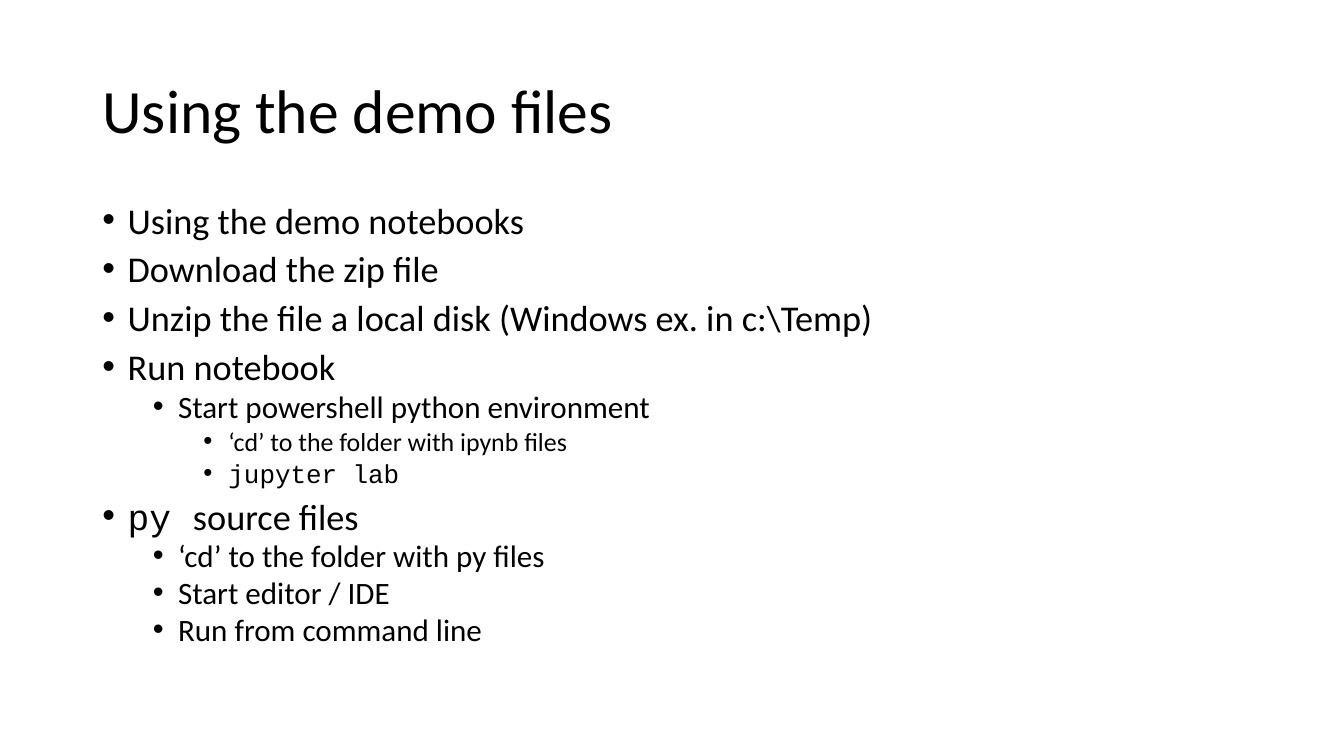
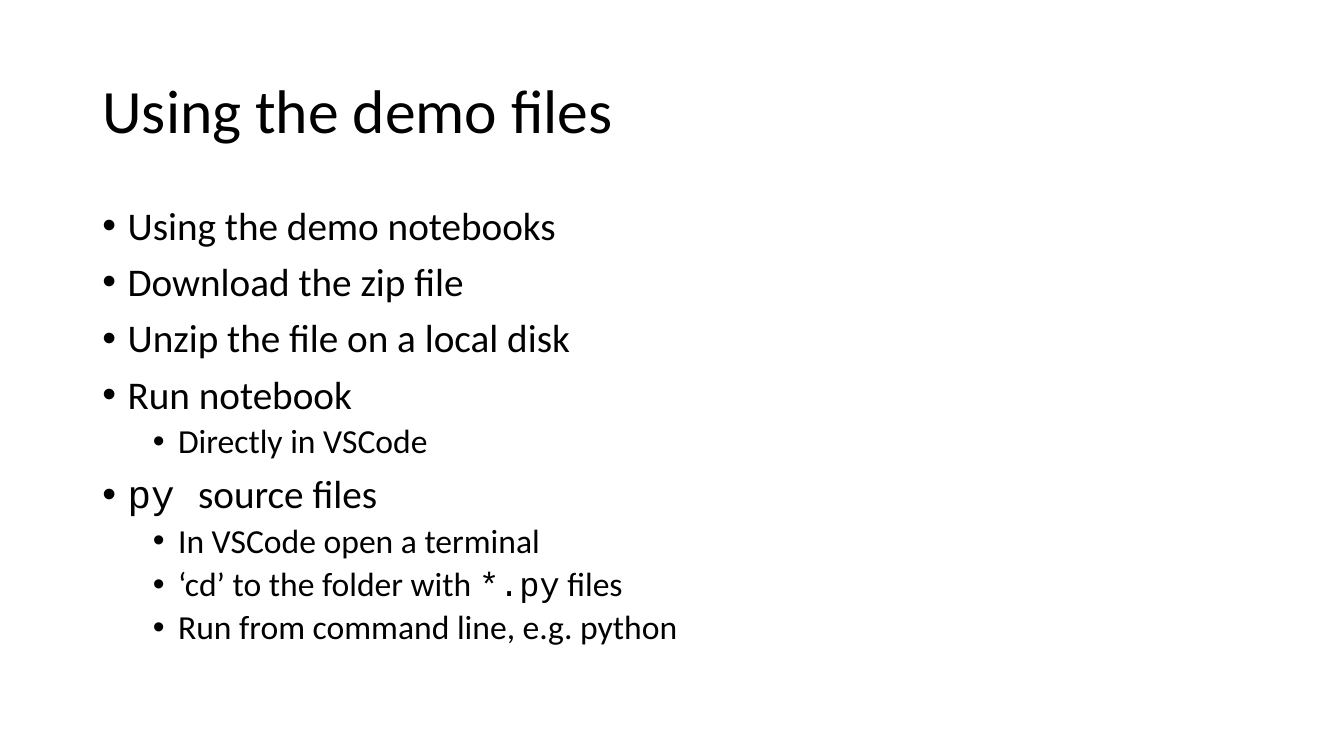
Before and after one commit to moravveji/python_intro_training, a slide deck: slide 12 of slides-pptx/01-Python_intro_overview.pptx. Drawn at 1344x756 pixels with LibreOffice and Linux fonts; fonts in the diff are those of the drawing. Boxes give left, top, right and bottom in pixels: in the first picture for what was removed or moved away, otherwise in the second. Text is boxed around its words. In the diff, an @@ line names an element or a change of style, - is before the commit and + after.

```diff
--- a/slides-pptx/01-Python_intro_overview.pptx
+++ b/slides-pptx/01-Python_intro_overview.pptx
@@ text at (x1=128, y1=212, x2=556, y2=516): size 25.9 to 28 pt in "Using the demo notebooks", "Download the zip file", "Run notebook", "py source files"; line spacing 0.8 to 0.9 @@
@@ text at (x1=128, y1=324, x2=570, y2=359): text changed; size 25.9 to 28 pt @@
-• Unzip the file a local disk (Windows ex. in c:\Temp)
+• Unzip the file on a local disk
@@ text at (x1=178, y1=429, x2=427, y2=459): text changed; size 18.5 to 24 pt @@
-  • Start powershell python environment
-    • ‘cd’ to the folder with ipynb files
-    • jupyter lab
+  • Directly in VSCode
@@ text at (x1=178, y1=529, x2=677, y2=645): text changed; size 22.2 to 24 pt @@
-  • ‘cd’ to the folder with py files
-  • Start editor / IDE
-  • Run from command line
+  • In VSCode open a terminal
+  • ‘cd’ to the folder with *.py files
+  • Run from command line, e.g. python
```
Also in this commit, not shown: 12 other slides changed, 1 slide added, 14 other files.
